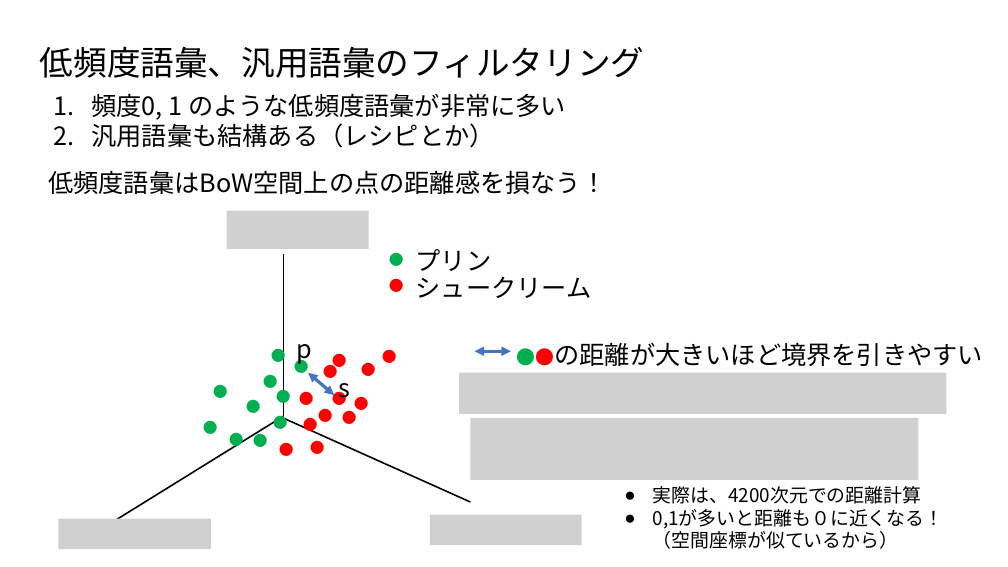
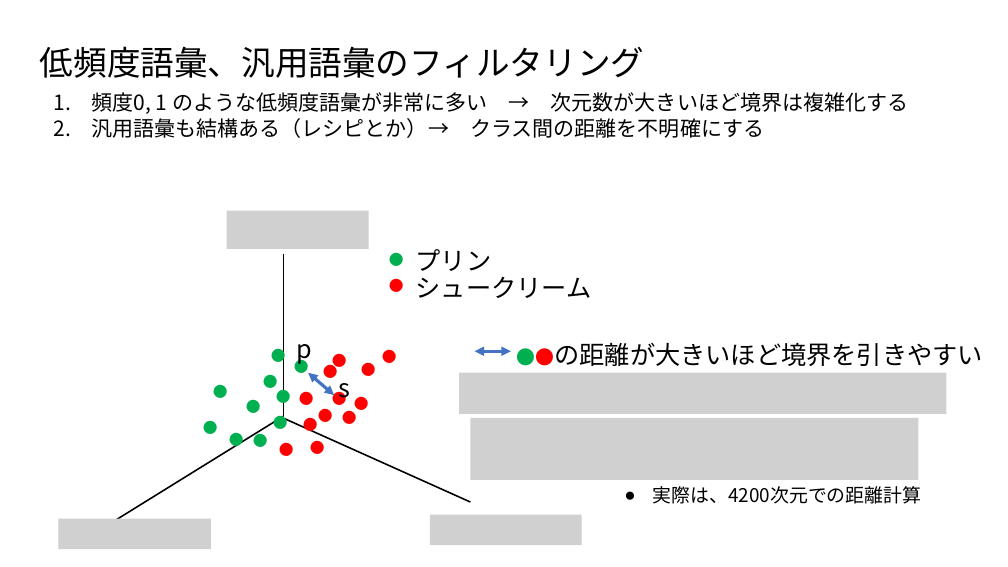
Before and after one commit to ueharaLab/NLP_4-Classifier, a slide deck: slide 14 of NLP_4 Classifier.pptx. Drawn at 1008x567 pixels with LibreOffice and Linux fonts; fonts in the diff are those of the drawing; grey boxes stand for pictures. Boxes give left, top, right and bottom in pixels: in the first picture for what was removed or moved away, otherwise in the second. Text is boxed around its words. In the diff, an @@ line names an element or a change of style, - is before the commit and + after.

```diff
--- a/NLP_4 Classifier.pptx
+++ b/NLP_4 Classifier.pptx
@@ text at [91,92,909,138]: text changed; size 24 to 20 pt @@
-1. 頻度0, 1 のような低頻度語彙が非常に多い
-2. 汎用語彙も結構ある（レシピとか）
+1. 頻度0, 1 のような低頻度語彙が非常に多い → 次元数が大きいほど境界は複雑化する
+2. 汎用語彙も結構ある（レシピとか）→ クラス間の距離を不明確にする
@@ text removed at [48,170,606,194] @@
-低頻度語彙はBoW空間上の点の距離感を損なう！
@@ text at [653,509,944,549]: paragraph removed @@
-● 0,1が多いと距離も０に近くなる！（空間座標が似ているから）
```
Also in this commit, not shown: 3 other slides changed, 2 other files.
